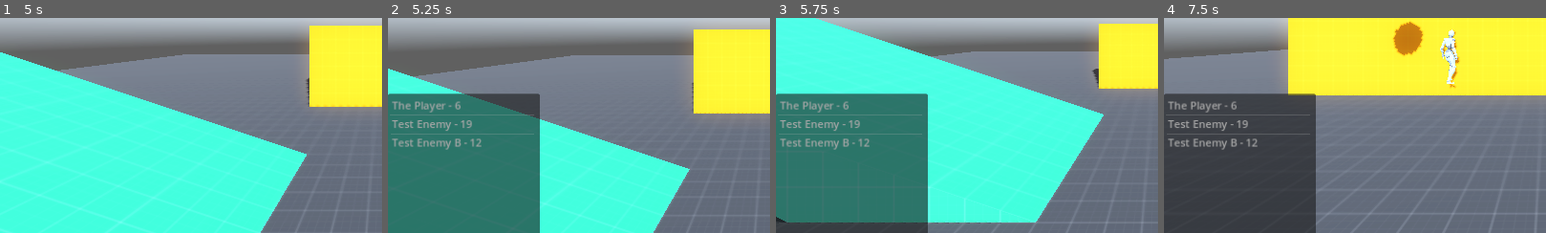
Above: before the commit, frames 1-4 (left to right).
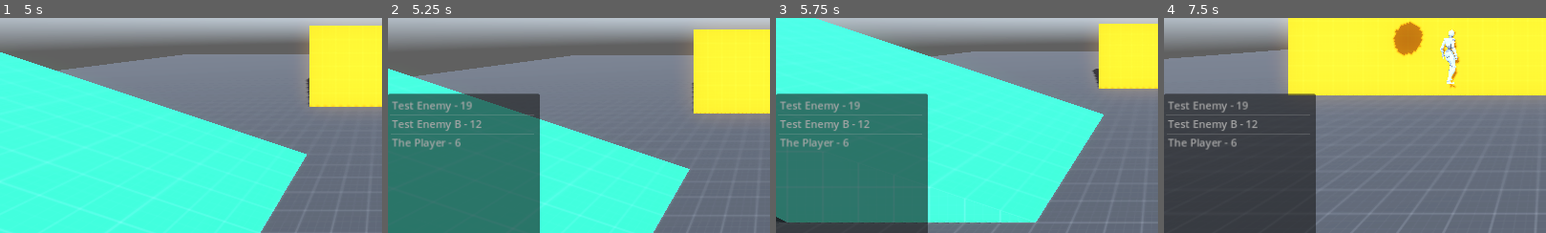
Above: after the commit, the same moments.

Repository: btarg/third-person-controller
Game: Godot game, scene res://Scenes/Levels/prototype.tscn
Same seed, same stepped clock (60 frames per second), same inputs: the game is played once before the commit and once after it. A sky picture missing from this copy of the repository is replaced by a grey-blue gradient.
Inputs (mouse positions are % of the whole screen's width and height, from its top left):
- Up to frame 1 (5 s): tap Enter at 0.5 s; move the mouse to (55, 50) at 0.52 s; press the mouse at (55, 50) at 0.53 s; hold W (move_forwards) from 0.53 s (still down); tap Space (jump) at 0.77, 1.52, 3.02, 3.77, 4.52 s; move the mouse to (45, 50) at 1.27 s; release the mouse at (45, 50) at 1.28 s; tap Shift (run) at 1.35 s; move the mouse to (52, 48) at 2.02 s; tap 7 at 2.1 s; move the mouse to (49, 52) at 2.77 s; tap F at 2.85 s; move the mouse to (57, 51) at 3.52 s; tap P at 3.6 s; move the mouse to (42, 49) at 4.27 s; tap R at 4.35 s
- Up to frame 2 (5.25 s): move the mouse to (55, 50) at 5.02 s; release W (move_forwards) at 5.03 s; hold S (move_backwards) from 5.03 s (still down); tap 1 at 5.1 s; click (55, 50) at 5.17 s
- Up to frame 3 (5.75 s): keep holding S (move_backwards)
- Up to frame 4 (7.5 s): move the mouse to (35, 25) at 5.77 s; release S (move_backwards) at 5.78 s; hold D (move_right) 5.78-6.53 s; click (35, 25) at 5.85 s; tap Space (jump) at 6.02, 6.77 s; move the mouse to (72, 45) at 6.52 s; hold W (move_forwards) 6.53-7.28 s; hold Shift (run) 6.53-7.28 s; move the mouse to (30, 55) at 7.27 s; hold D (move_right) from 7.28 s (still down); tap 7 at 7.35 s; click (30, 55) at 7.42 s
The pictures show only the part of the screen within x 0-50%, y 47-97%; the shares and areas given below are measured in that part.

Frame 1 is identical in both runs. In frame 2, 0.9% of the frame differs, in the area x 2-25%, y 38-62%; in frame 3, 0.9%; in frame 4, 0.8%.
Error before the commit: Invalid access to property or key '<Resource#-9223372004306975427>' on a base object of type 'Dictionary'. (res://Scripts/BattleSystem/DataStructures/Character…
Error after the commit: Invalid access to property or key '<Resource#-9223372004608965315>' on a base object of type 'Dictionary'. (res://Scripts/BattleSystem/DataStructures/Character…

Commit message:
recalculate turn order for UI

Diff:
--- a/Scripts/BattleSystem/Behaviour/Player/PlayerChooseTargetState.gd
+++ b/Scripts/BattleSystem/Behaviour/Player/PlayerChooseTargetState.gd
@@ -12,10 +12,8 @@
 func _select(index: int) -> void:
     if not active:
         return
-
-    var selected_character_index: int = battle_state.turn_order_to_ui_dict[index]
-    var selected_character: BattleCharacter = battle_state.turn_order[selected_character_index]
-    print("Selecting index: " + str(selected_character_index))
+    var selected_character: BattleCharacter = battle_state.turn_order[index]
+    print("Selecting index: " + str(index))
     print("Selecting: " + selected_character.character_name)
     select_character(selected_character)
 
--- a/Scripts/GameMode/States/BattleState.gd
+++ b/Scripts/GameMode/States/BattleState.gd
@@ -28,7 +28,6 @@
 ## This is used for attacking enemies etc
 var player_selected_character = null
 
-var turn_order_to_ui_dict: Dictionary = {}  # key = UI index, value = turn order index
 @onready var turn_order_ui := player.get_node("BattleDebugUI/ItemList") as ItemList
 
 
@@ -51,12 +50,10 @@
         return
 
     var initiative := character.roll_initiative()
-    var inserted_at := -1
-
+    turn_order_ui.clear()
     if turn_order.size() == 0:
         # First character entering the battle, just append
         turn_order.append(character)
-        inserted_at = 0
     else:
         # Insert character into the correct position based on initiative
         var inserted := false
@@ -64,11 +61,10 @@
             if character.initiative > turn_order[i].initiative:
                 turn_order.insert(i, character)
                 inserted = true
-                inserted_at = i
                 break
         if not inserted:
             turn_order.append(character)
-            inserted_at = turn_order.size() - 1
+
 
     if character.character_type == BattleEnums.CharacterType.ENEMY:
 
@@ -90,17 +86,15 @@
     if character.character_type == BattleEnums.CharacterType.PLAYER:
         player_units.append(character)
 
-    _add_to_turn_order_ui(character, inserted_at)
-    print(character_name + " entered the battle with initiative " + str(initiative))
-
-
-func _add_to_turn_order_ui(character: BattleCharacter, index_in_turn_order: int) -> void:
-    if index_in_turn_order == -1:
-        printerr("Invalid index in turn order")
-        return
-
-    var ui_index := turn_order_ui.add_item(character.character_name + " - " + str(character.initiative), null, true)
-    turn_order_to_ui_dict.get_or_add(ui_index, index_in_turn_order)
+    # add the sorted turn order to the UI
+    for c: BattleCharacter in turn_order:
+        _add_to_turn_order_ui(c)
+
+    print(character_name + " entered the battle with initiative " + str(character.initiative))
+
+
+func _add_to_turn_order_ui(character: BattleCharacter) -> void:
+    turn_order_ui.add_item(character.character_name + " - " + str(character.initiative), null, true)
 
 func _remove_from_turn_order_ui(character: BattleCharacter) -> void:
     for i in range(turn_order_ui.get_item_count()):
@@ -185,7 +179,6 @@
     current_character_index = 0
 
     turn_order_ui.clear()
-    turn_order_to_ui_dict.clear()
 
     player_units.clear()
     enemy_units.clear()
